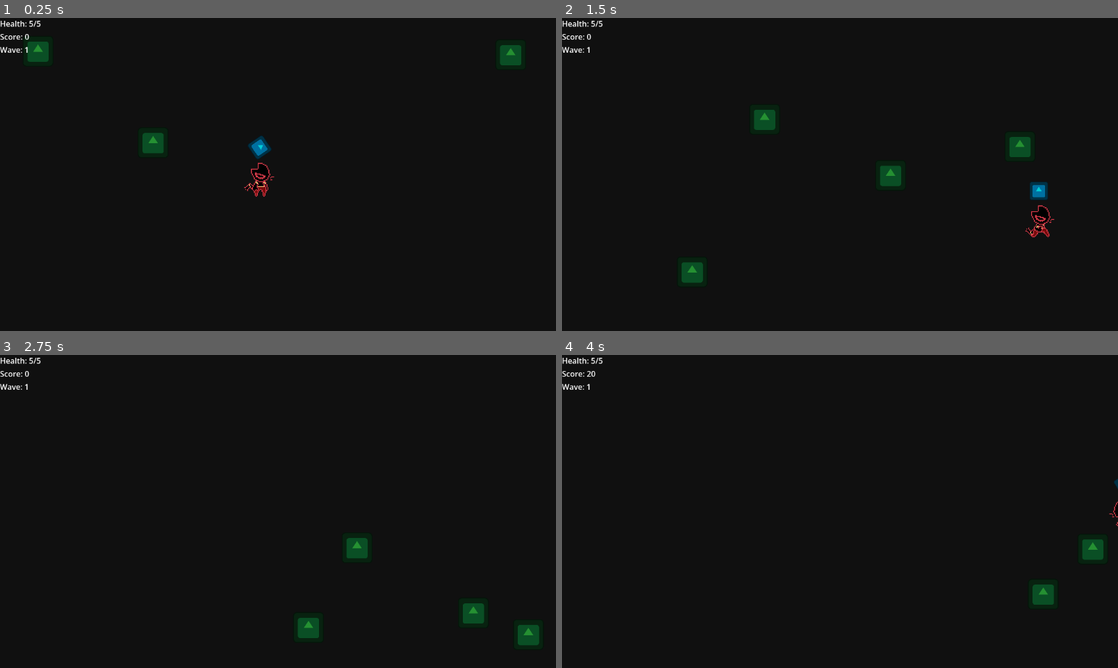
Above: before the commit, frames 1-4 (two rows, left to right).
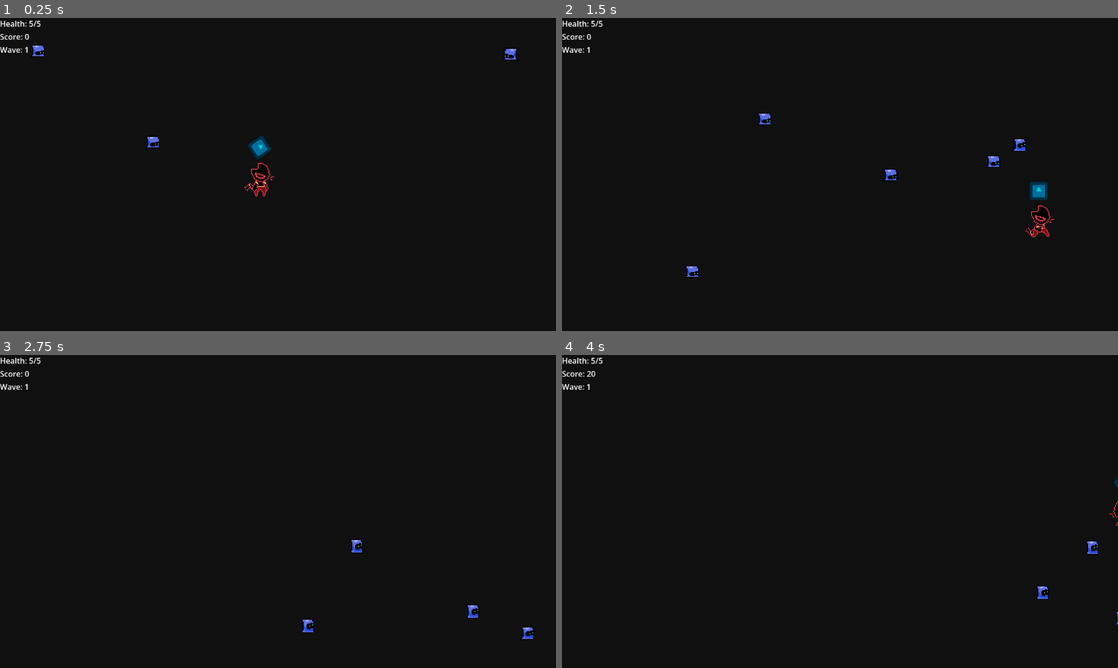
Above: after the commit, the same moments.

Repository: LucMat50/CS4800_ClassProject
Game: Godot game, scene res://scenes/main_game.tscn
The game is run twice, just before and just after one commit, with the same random seed, the same clock (stepped at 60 frames per second) and the same inputs. The engine's default icon, where the game draws it, is replaced by a stand-in: a white triangle on a blue panel in a dark square.
Inputs (mouse positions are in pixels of both pictures, inside the frame that each line leads up to):
- Up to frame 1 (0.25 s): no input
- Up to frame 2 (1.5 s): move the mouse to (962, 158) at 0.52 s; hold Right (move_right) 0.53-1.28 s; hold Shift (run) 0.53-1.28 s; move the mouse to (728, 190) at 1.27 s; hold Down (move_down) from 1.28 s (still down); tap Space (shoot) at 1.35 s
- Up to frame 3 (2.75 s): move the mouse to (333, 442) at 2.02 s; release Down (move_down) at 2.03 s; hold Right (move_right) from 2.03 s (still down); hold Shift (run) from 2.03 s (still down)
- Up to frame 4 (4 s): move the mouse to (812, 574) at 2.77 s; release Right (move_right) at 2.78 s; release Shift (run) at 2.78 s; hold Up (move_up) 2.78-3.53 s; tap Space (shoot) at 2.85 s; move the mouse to (1006, 558) at 3.52 s; hold Left (move_left) from 3.53 s (still down); hold Shift (run) from 3.53 s (still down)

The runs differ from the first frame. In frame 1, 0.8% of the frame differs, in the area x 4-94%, y 7-44%; in frame 2, 1.1%, in the area x 21-85%, y 29-85%; in frame 3, 1.0%; in frame 4, 0.5%.

Commit message:
added enemy and gun sprites

Diff:
--- a/cs-4800-unnamed-game/scenes/enemy.tscn
+++ b/cs-4800-unnamed-game/scenes/enemy.tscn
@@ -1,7 +1,83 @@
 [gd_scene format=3 uid="uid://ctgmbhkunt0my"]
 
-[ext_resource type="Texture2D" uid="uid://buvdiho0ukvdx" path="res://icon.svg" id="1_7p1mj"]
 [ext_resource type="Script" uid="uid://268n0eqk6o8m" path="res://scripts/enemy.gd" id="1_md0e3"]
+[ext_resource type="Texture2D" uid="uid://1d8msmun3mj2" path="res://assets/Enemy1.png" id="2_md0e3"]
+
+[sub_resource type="AtlasTexture" id="AtlasTexture_4ra3w"]
+atlas = ExtResource("2_md0e3")
+region = Rect2(0, 0, 32, 32)
+
+[sub_resource type="AtlasTexture" id="AtlasTexture_5uy6h"]
+atlas = ExtResource("2_md0e3")
+region = Rect2(32, 0, 32, 32)
+
+[sub_resource type="AtlasTexture" id="AtlasTexture_c4w8v"]
+atlas = ExtResource("2_md0e3")
+region = Rect2(64, 0, 32, 32)
+
+[sub_resource type="AtlasTexture" id="AtlasTexture_xwavj"]
+atlas = ExtResource("2_md0e3")
+region = Rect2(0, 32, 32, 32)
+
+[sub_resource type="AtlasTexture" id="AtlasTexture_nenq2"]
+atlas = ExtResource("2_md0e3")
+region = Rect2(32, 32, 32, 32)
+
+[sub_resource type="AtlasTexture" id="AtlasTexture_md484"]
+atlas = ExtResource("2_md0e3")
+region = Rect2(64, 32, 32, 32)
+
+[sub_resource type="AtlasTexture" id="AtlasTexture_ipns3"]
+atlas = ExtResource("2_md0e3")
+region = Rect2(96, 32, 32, 32)
+
+[sub_resource type="AtlasTexture" id="AtlasTexture_8qclf"]
+atlas = ExtResource("2_md0e3")
+region = Rect2(128, 32, 32, 32)
+
+[sub_resource type="AtlasTexture" id="AtlasTexture_w8i8w"]
+atlas = ExtResource("2_md0e3")
+region = Rect2(160, 32, 32, 32)
+
+[sub_resource type="SpriteFrames" id="SpriteFrames_otmr2"]
+animations = [{
+"frames": [{
+"duration": 1.0,
+"texture": SubResource("AtlasTexture_4ra3w")
+}, {
+"duration": 1.0,
+"texture": SubResource("AtlasTexture_5uy6h")
+}, {
+"duration": 1.0,
+"texture": SubResource("AtlasTexture_c4w8v")
+}],
+"loop": true,
+"name": &"chase",
+"speed": 5.0
+}, {
+"frames": [{
+"duration": 1.0,
+"texture": SubResource("AtlasTexture_xwavj")
+}, {
+"duration": 1.0,
+"texture": SubResource("AtlasTexture_nenq2")
+}, {
+"duration": 1.0,
+"texture": SubResource("AtlasTexture_md484")
+}, {
+"duration": 1.0,
+"texture": SubResource("AtlasTexture_ipns3")
+}, {
+"duration": 1.0,
+"texture": SubResource("AtlasTexture_8qclf")
+}, {
+"duration": 1.0,
+"texture": SubResource("AtlasTexture_w8i8w")
+}],
+"loop": true,
+"name": &"death",
+"speed": 12.0
+}]
 
 [sub_resource type="CircleShape2D" id="CircleShape2D_md0e3"]
 radius = 32.06244
@@ -14,10 +90,11 @@
 collision_mask = 3
 script = ExtResource("1_md0e3")
 
-[node name="Sprite2D" type="Sprite2D" parent="." unique_id=1743960374]
-self_modulate = Color(0.14509805, 0.5647059, 0.19607843, 1)
-scale = Vector2(0.5, 0.5)
-texture = ExtResource("1_7p1mj")
+[node name="Sprite2D" type="AnimatedSprite2D" parent="." unique_id=408305935]
+scale = Vector2(2, 2)
+sprite_frames = SubResource("SpriteFrames_otmr2")
+animation = &"chase"
+frame_progress = 0.25808865
 
 [node name="CollisionShape2D" type="CollisionShape2D" parent="." unique_id=923963319]
 shape = SubResource("CircleShape2D_md0e3")
--- a/cs-4800-unnamed-game/scripts/enemy.gd
+++ b/cs-4800-unnamed-game/scripts/enemy.gd
@@ -1,15 +1,22 @@
 extends CharacterBody2D
 
+# SIGNALS
 signal died
 
+# NORMAL VARIABLES
 var direction: Vector2
 var player_node: CharacterBody2D = null
 var is_dead: bool = false
 
+# ONREADY VARIABLES
+@onready var animate = $Sprite2D
+
+# CONSTANTS
 const SPEED = 300
 
 func _ready() -> void:
 	add_to_group("Enemy")
+	animate.play("chase")
 
 	if player_node == null:
 		player_node = get_tree().get_first_node_in_group("Player") as CharacterBody2D
@@ -26,6 +33,12 @@
 
 	direction = (player_node.global_position - global_position).normalized()
 	velocity = velocity.lerp(direction * SPEED, 8.5 * delta)
+
+	if velocity.x < 0:
+		$Sprite2D.flip_h = true
+	elif velocity.x > 0:
+		$Sprite2D.flip_h = false
+
 	move_and_slide()
 
 func _on_area_2d_body_entered(body: Node2D) -> void:
@@ -37,8 +50,10 @@
 
 func die() -> void:
 	if is_dead:
+		animate.play("death")
 		return
 
 	is_dead = true
 	died.emit()
+	await get_tree().create_timer(0.7).timeout
 	queue_free()
Binary file added: cs-4800-unnamed-game/assets/Enemy1.png
Not shown, added: cs-4800-unnamed-game/assets/Enemy1.png.import
